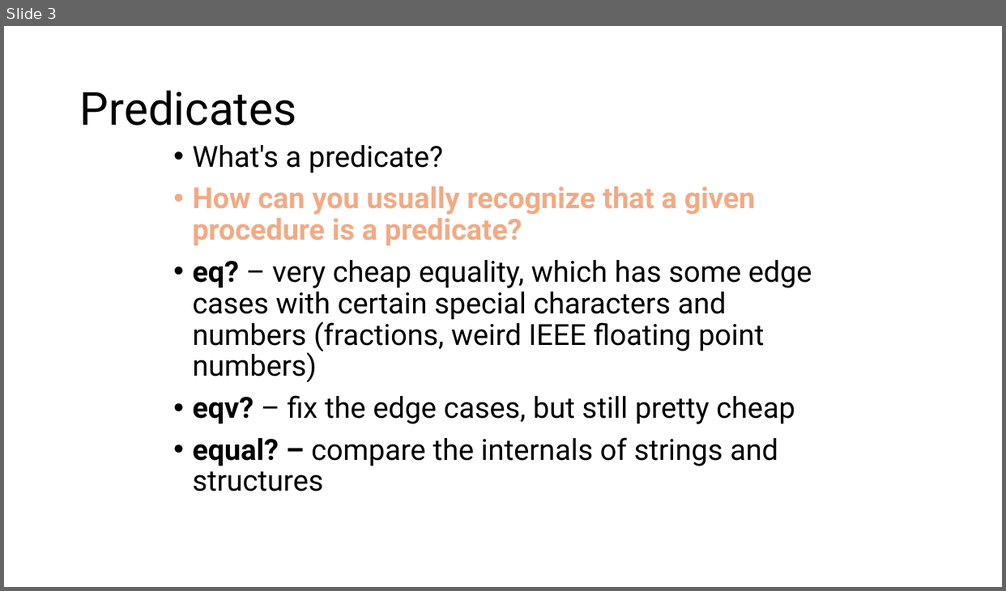
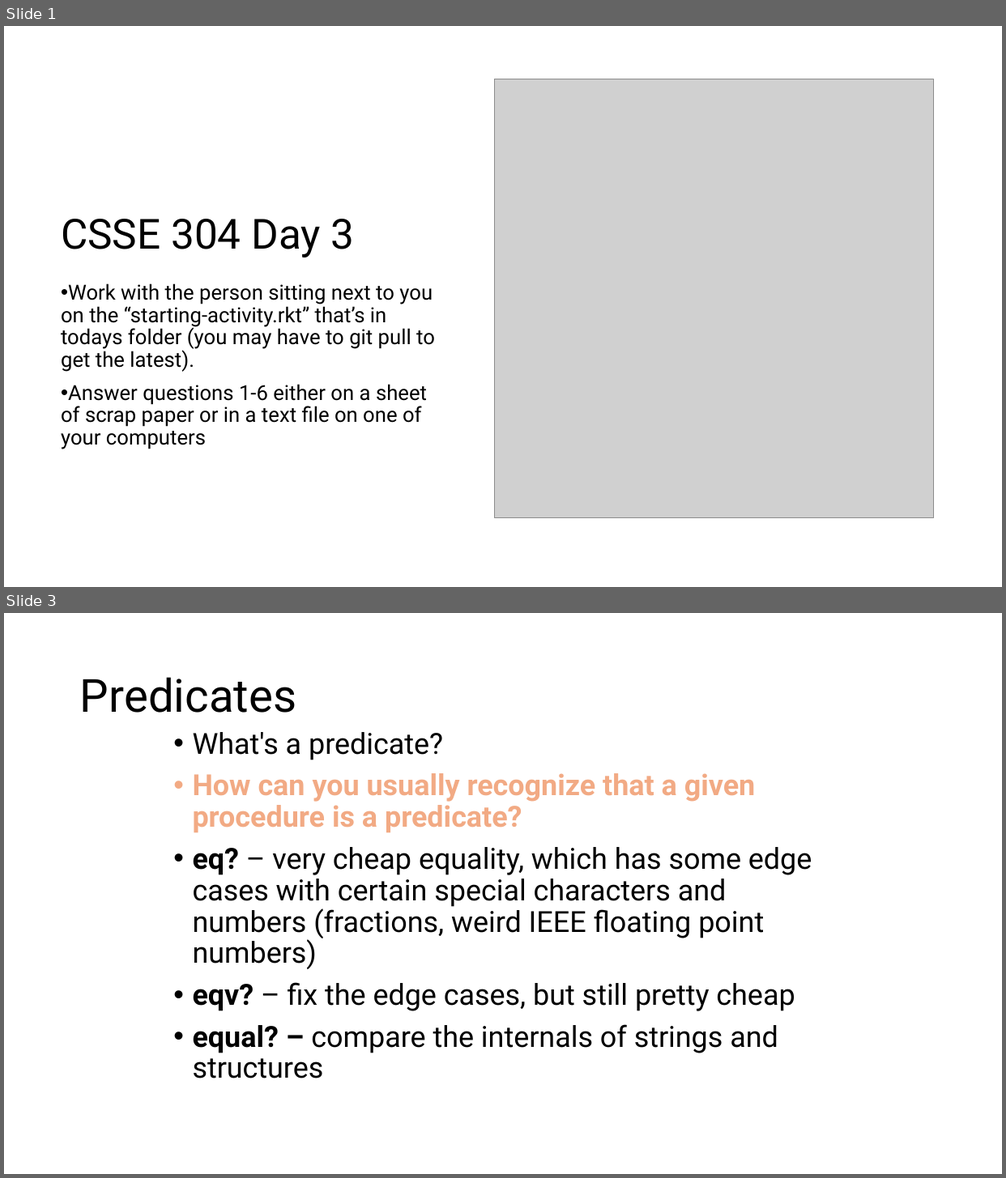
Before and after one commit to RHIT-CSSE/csse304, a slide deck: ClassMaterials/CourseIntro/CWA-intro.pptx. Shown one above the other, each under a label of ours: slide 3 before the commit, slides 1 and 3 after it; the slides between them are not shown. The pictures are 1006x591 and 1006x1178 pixels, drawn with LibreOffice and Linux fonts; fonts in the diff are those of the drawing; grey boxes stand for pictures. Boxes give left, top, right and bottom in pixels: in the first picture for what was removed or moved away, otherwise in the second. Text is boxed around its words. In the diff, an @@ line names an element or a change of style, - is before the commit and + after.

Commit message:
new intro activity

```diff
--- a/ClassMaterials/CourseIntro/CWA-intro.pptx
+++ b/ClassMaterials/CourseIntro/CWA-intro.pptx
@@ slide 1 added at bbox=[4, 26, 1002, 587], background #FFFFFF @@
@@ picture added at bbox=[494, 79, 934, 518] @@
@@ title added at bbox=[61, 219, 355, 258], 40 pt, text #000000 @@
+CSSE 304 Day 3
@@ subtitle added at bbox=[61, 284, 435, 450], 20 pt, text #000000 @@
+• Work with the person sitting next to you on the “starting-activity.rkt” that’s in todays folder (you may have to git pull to get the latest).
+• Answer questions 1-6 either on a sheet of scrap paper or in a text file on one of your computers
```
Also in this commit, not shown: 2 slides changed, 3 slides removed, 1 other file.
